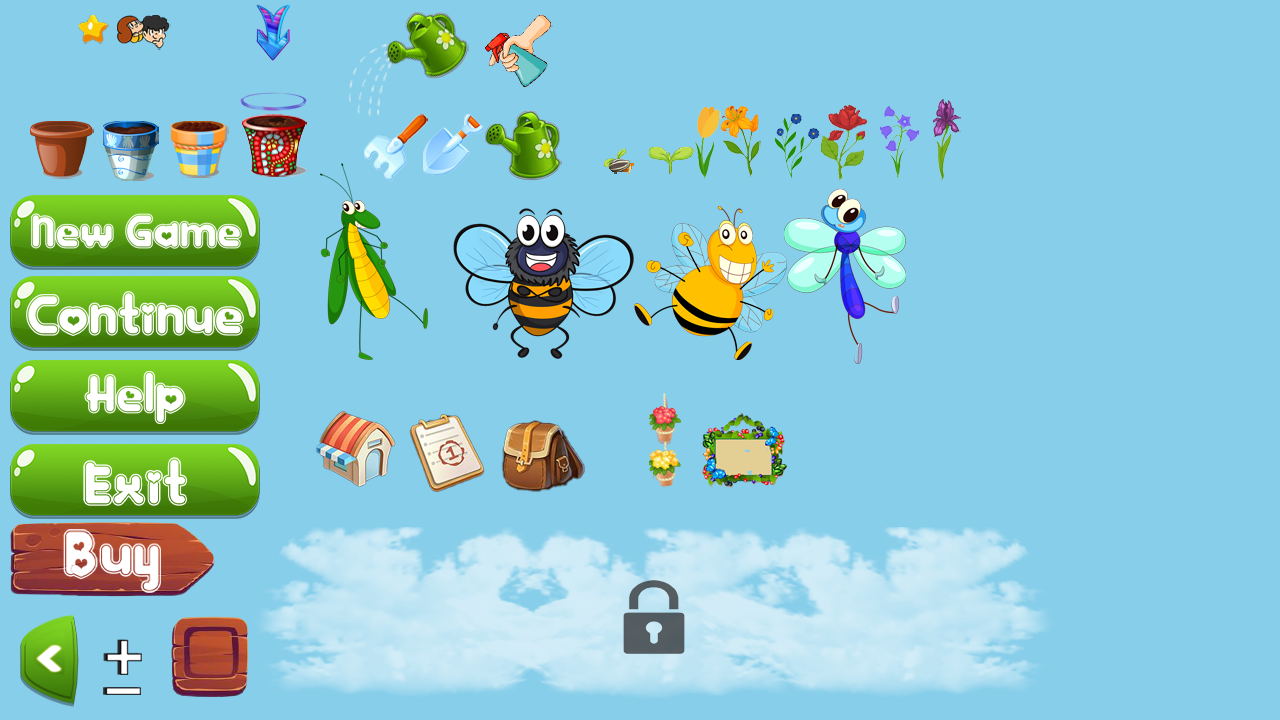
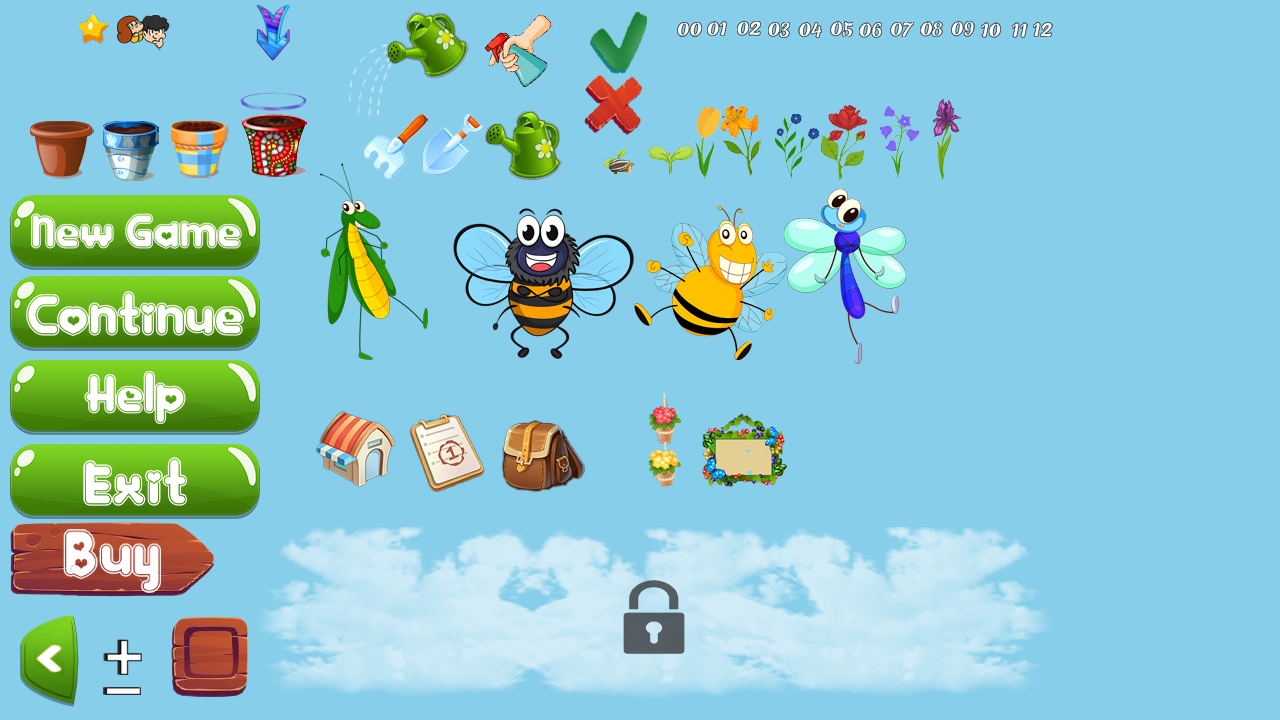
The second 1280 x 720 image is a revision of the first. Changes to its layers:
added group "Số luọng" with 13 layers above "Xác nhận" over [677, 21, 1053, 38]
added layer "12" in group "Số luọng" over [1033, 22, 1053, 37]
added layer "11" in group "Số luọng" over [1012, 22, 1028, 38]
added layer "10" in group "Số luọng" over [981, 22, 1001, 38]
added layer "09" in group "Số luọng" over [951, 21, 975, 37]
added layer "08" in group "Số luọng" over [920, 21, 943, 37]
added layer "07" in group "Số luọng" over [890, 22, 914, 37]
added layer "06" in group "Số luọng" over [859, 22, 882, 38]
added layer "05" in group "Số luọng" over [830, 21, 853, 37]
added layer "04" in group "Số luọng" over [798, 22, 822, 38]
added layer "03" (1st of 2, in "Số luọng") in group "Số luọng" over [768, 22, 790, 38]
added layer "03" (2nd of 2, in "Số luọng") in group "Số luọng" over [737, 21, 761, 36]
added layer "01" in group "Số luọng" over [707, 21, 727, 36]
added layer "00" in group "Số luọng" over [677, 22, 702, 37]
added group "Xác nhận" with 2 layers above "MuiTen" over [584, 12, 647, 135]
added layer "X" in group "Xác nhận" over [584, 74, 643, 135]
added layer "V" in group "Xác nhận" over [589, 12, 647, 74]
